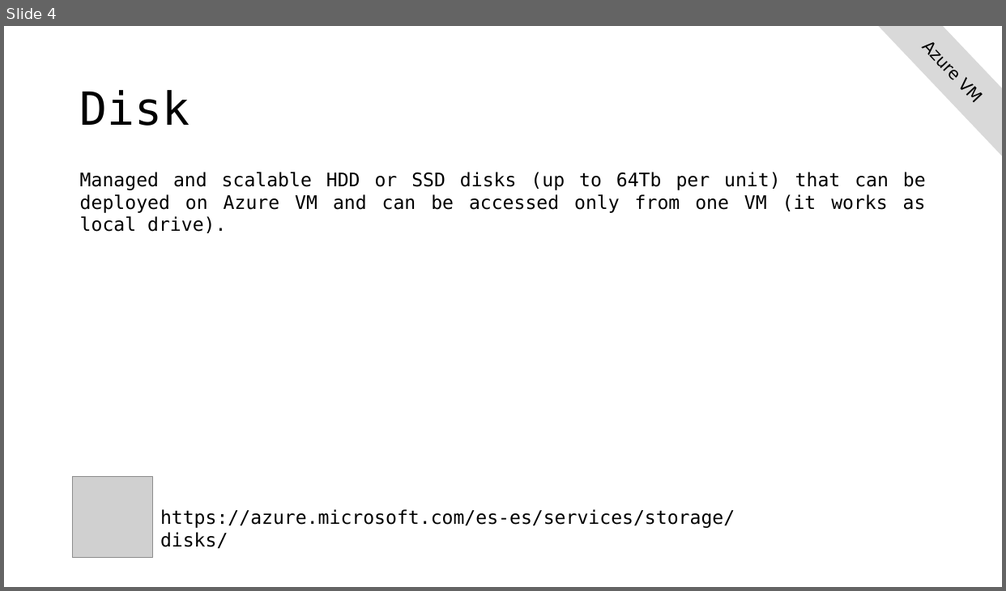
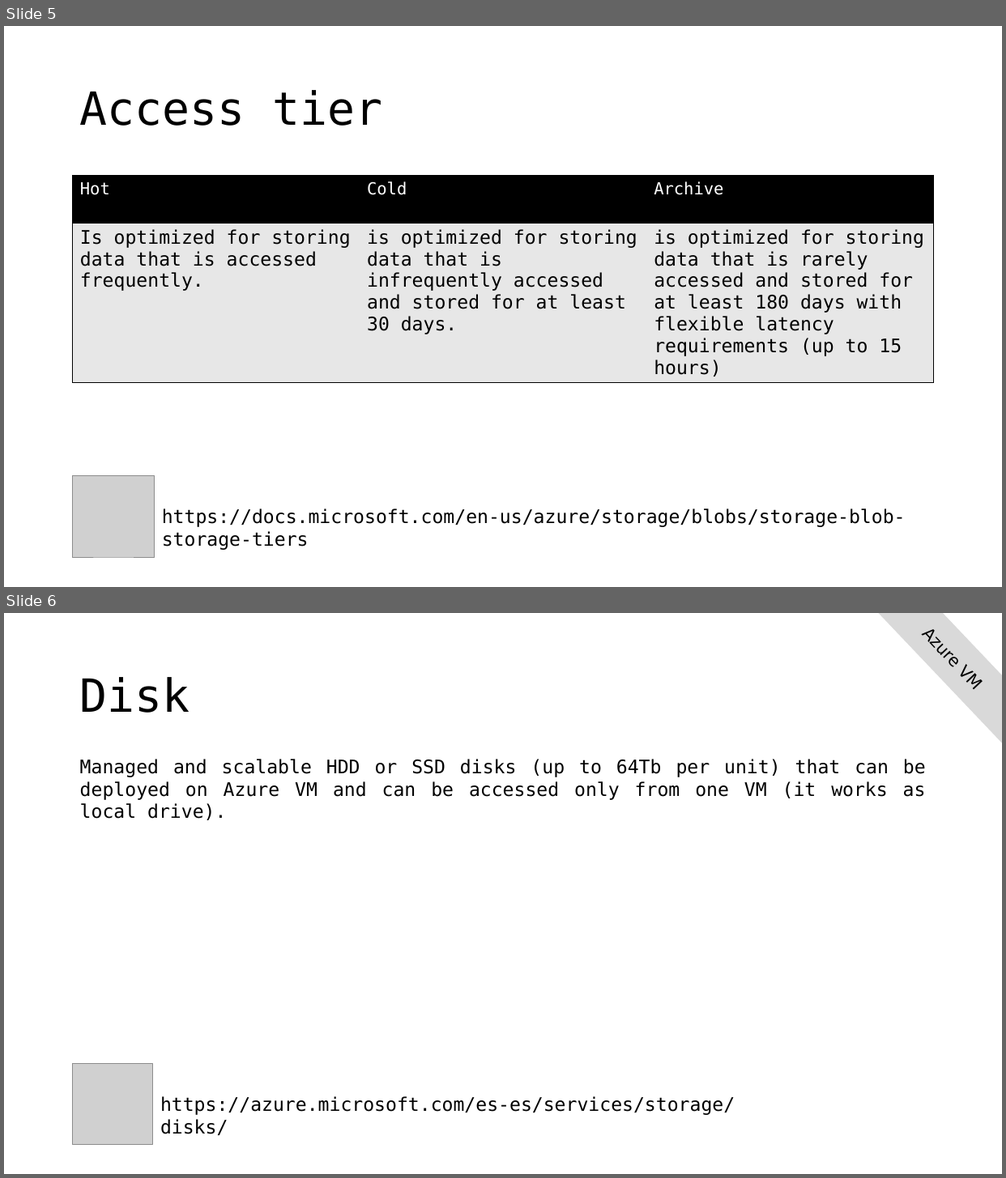
Before and after one commit to sergiobarriel/azure-storage-15-nov, a slide deck: files/presentation.pptx. Shown one above the other, each under a label of ours: slide 4 before the commit, slides 5 and 6 after it. The pictures are 1006x591 and 1006x1178 pixels, drawn with LibreOffice and Linux fonts; fonts in the diff are those of the drawing; grey boxes stand for pictures. Boxes give left, top, right and bottom in pixels: in the first picture for what was removed or moved away, otherwise in the second. Text is boxed around its words. In the diff, an @@ line names an element or a change of style, - is before the commit and + after.

Commit message:
Updated presentation

```diff
--- a/files/presentation.pptx
+++ b/files/presentation.pptx
@@ slide 5 added at [4,26,1002,587], background #FFFFFF @@
@@ title added at [80,90,383,126], 44 pt, text #000000 @@
+Access tier
@@ table added at [73,176,933,388], 2 rows, 3 columns @@
+Hot | Cold | Archive
+Is optimized for storing data that is accessed frequently. | is optimized for storing data that is infrequently accessed and stored for at least 30 days. | is optimized for storing data that is rarely accessed and stored for at least 180 days with flexible latency requirements (up to 15 hours)
@@ picture added at [73,476,155,557] @@
@@ text added at [162,509,906,550], 18 pt, text #000000 @@
+https://docs.microsoft.com/en-us/azure/storage/blobs/storage-blob-storage-tiers
@@ what was slide 4 is now slide 6 @@
```
Also in this commit, not shown: 1 other slide added.
